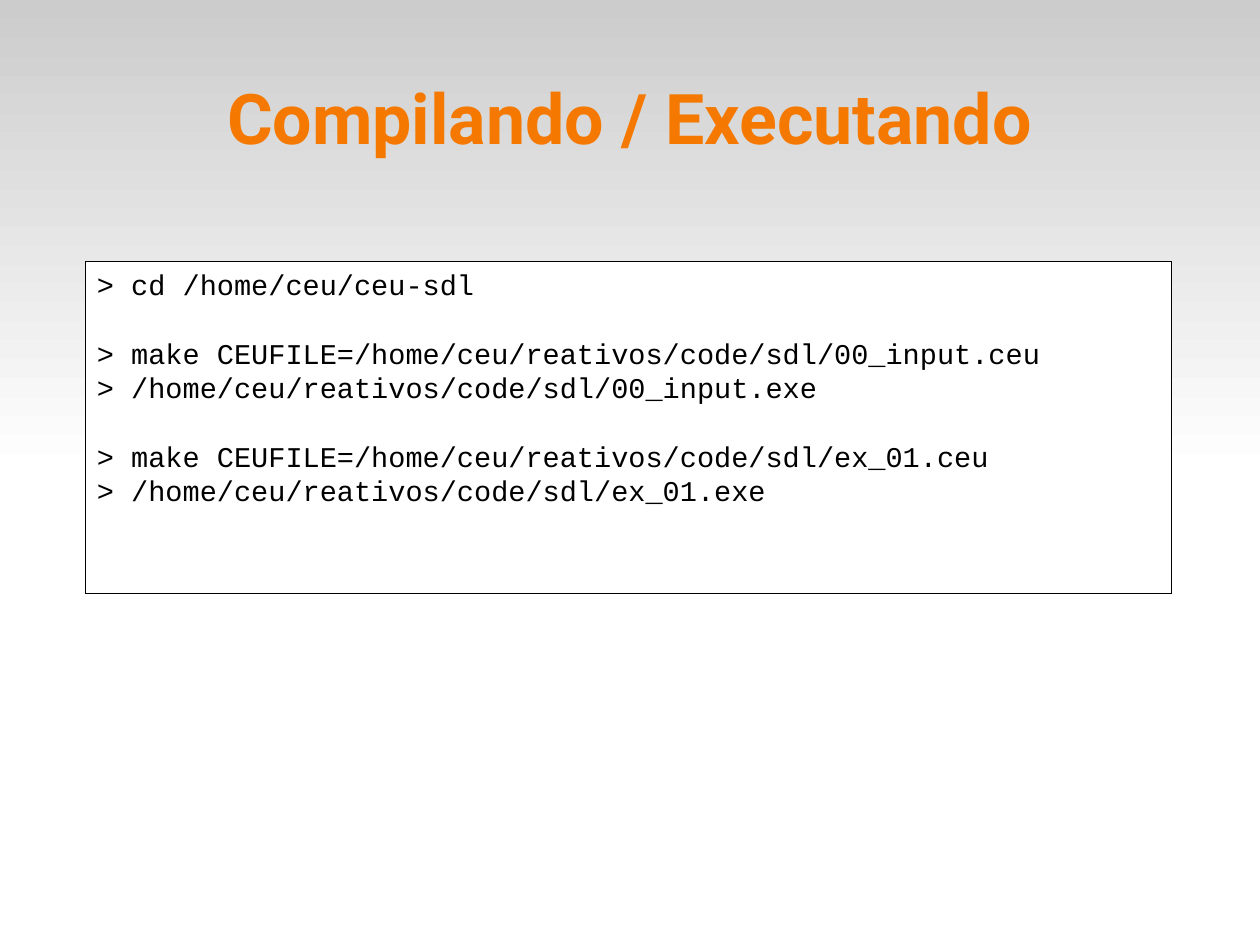
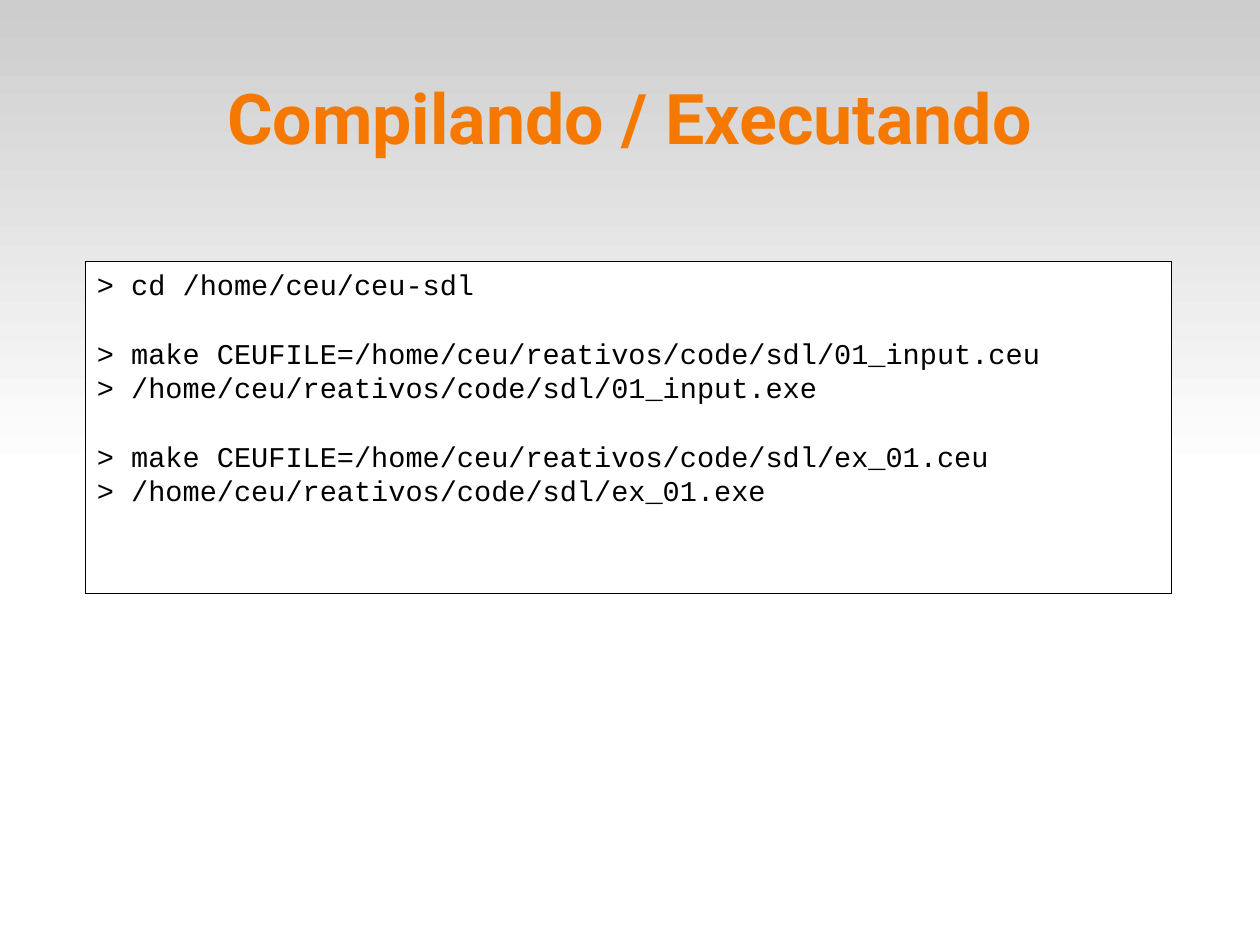
Before and after one commit to fsantanna-uerj/reativos, a slide deck: slide 22 of slides/05_ceu.odp (slide 21 before the commit). Drawn at 1260x945 pixels with LibreOffice and Linux fonts; fonts in the diff are those of the drawing. Boxes give left, top, right and bottom in pixels: in the first picture for what was removed or moved away, otherwise in the second. Text is boxed around its words. In the diff, an @@ line names an element or a change of style, - is before the commit and + after.

```diff
--- a/slides/05_ceu.odp
+++ b/slides/05_ceu.odp
@@ text in rectangle at [131,344,1040,404]: text changed @@
-> make CEUFILE=/home/ceu/reativos/code/sdl/00_input.ceu
-> /home/ceu/reativos/code/sdl/00_input.exe
+> make CEUFILE=/home/ceu/reativos/code/sdl/01_input.ceu
+> /home/ceu/reativos/code/sdl/01_input.exe
```
Also in this commit, not shown: 6 other slides changed, 1 slide added, 6 other files.
